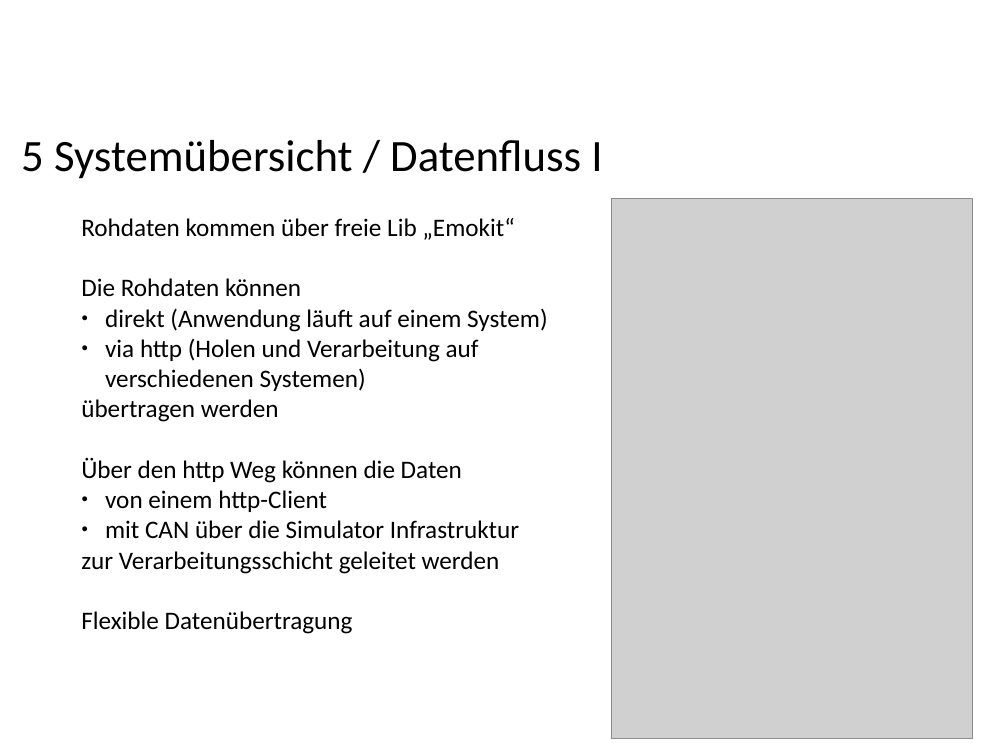
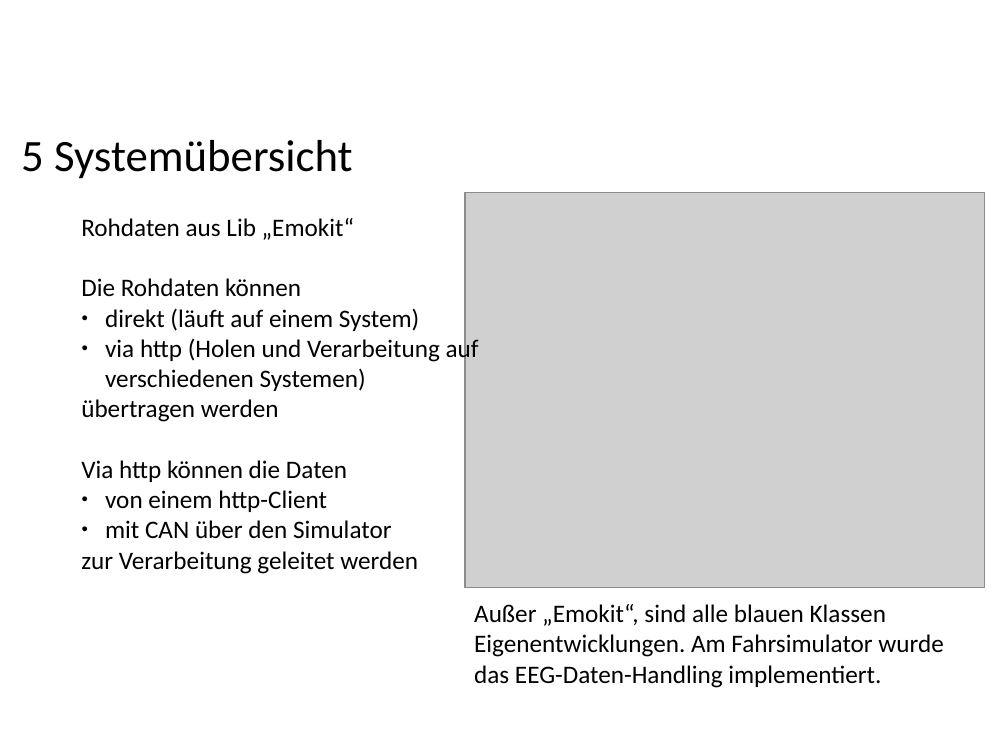
Before and after one commit to ppasler/current-adas, a slide deck: slide 10 of project/presentation/Praesentation_PoSDBoS_Pasler.odp (slide 11 before the commit). Drawn at 1008x756 pixels with LibreOffice and Linux fonts; fonts in the diff are those of the drawing; grey boxes stand for pictures; background and template pictures are left out. Boxes give left, top, right and bottom in pixels: in the first picture for what was removed or moved away, otherwise in the second. Text is boxed around its words. In the diff, an @@ line names an element or a change of style, - is before the commit and + after.

```diff
--- a/project/presentation/Praesentation_PoSDBoS_Pasler.odp
+++ b/project/presentation/Praesentation_PoSDBoS_Pasler.odp
@@ text at [21,140,353,179]: text changed @@
-5 Systemübersicht / Datenfluss I
+5 Systemübersicht
@@ picture: place and size @@
-picture at [611,199,972,739]
+picture at [465,193,984,588]
@@ text at [81,218,355,240]: text changed @@
-Rohdaten kommen über freie Lib „Emokit“
+Rohdaten aus Lib „Emokit“
@@ text at [105,308,419,331]: text changed @@
-● direkt (Anwendung läuft auf einem System)
+● direkt (läuft auf einem System)
@@ text at [81,460,347,482]: text changed @@
-Über den http Weg können die Daten
+Via http können die Daten
@@ text at [81,520,418,574]: text changed @@
-● mit CAN über die Simulator Infrastruktur
-zur Verarbeitungsschicht geleitet werden
-Flexible Datenübertragung
+● mit CAN über den Simulator
+zur Verarbeitung geleitet werden
@@ text added at [474,604,943,688], 18 pt, text #000000 @@
+Außer „Emokit“, sind alle blauen Klassen Eigenentwicklungen. Am Fahrsimulator wurde das EEG-Daten-Handling implementiert.
```
Also in this commit, not shown: 4 other slides changed, 4 slides added, 5 slides removed, 11 other files.
